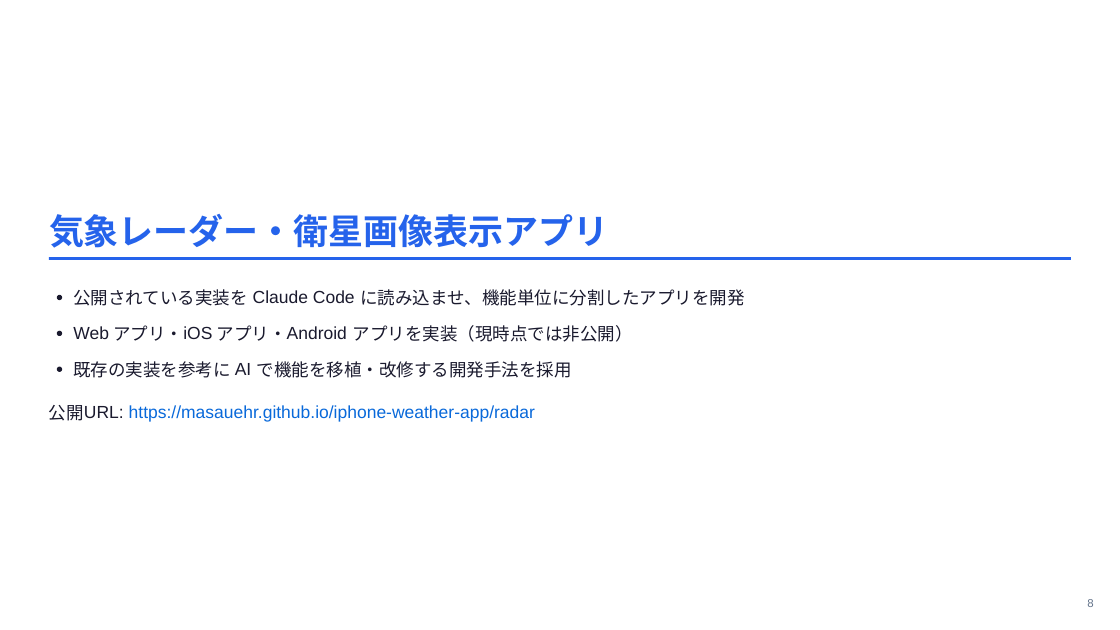
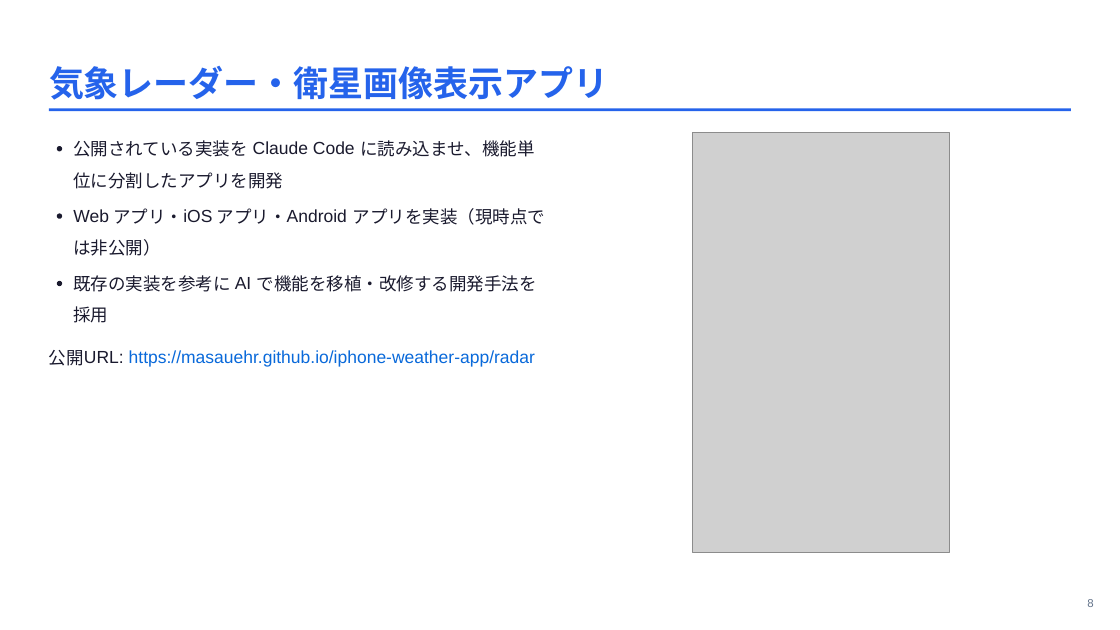
Before and after one commit to masauehr/marp_slides, a slide deck: slide 8 of slides/2026-07-01-ai-projects-intro.pptx. Drawn at 1120x630 pixels with LibreOffice and Linux fonts; fonts in the diff are those of the drawing; grey boxes stand for pictures. Boxes give left, top, right and bottom in pixels: in the first picture for what was removed or moved away, otherwise in the second. Text is boxed around its words. In the diff, an @@ line names an element or a change of style, - is before the commit and + after.

Commit message:
add: スライド8にレーダー・衛星画像表示アプリのスクリーンショットを2カラムで追加

```diff
--- a/slides/2026-07-01-ai-projects-intro.pptx
+++ b/slides/2026-07-01-ai-projects-intro.pptx
@@ 3 texts, 1 freeform shape moved together from (x1=49, y1=214, x2=1071, y2=306) to (x1=49, y1=66, x2=1071, y2=157) @@
@@ freeform shape moved from (x1=57, y1=366, x2=62, y2=371) to (x1=57, y1=146, x2=62, y2=151) @@
@@ text added at (x1=360, y1=140, x2=534, y2=157), 15 pt, text #1A1A2E @@
+に読み込ませ、機能単
@@ picture added at (x1=692, y1=132, x2=949, y2=552) @@
@@ text at (x1=73, y1=172, x2=283, y2=189): text changed @@
-に読み込ませ、機能単位に分割したアプリを開発
+位に分割したアプリを開発
@@ 5 texts moved together from (x1=73, y1=325, x2=347, y2=341) to (x1=73, y1=208, x2=347, y2=224) @@
@@ text at (x1=353, y1=208, x2=545, y2=225): text changed @@
-アプリを実装（現時点では⾮公開）
+アプリを実装（現時点で
@@ freeform shape moved from (x1=57, y1=331, x2=62, y2=336) to (x1=57, y1=213, x2=62, y2=218) @@
@@ text added at (x1=73, y1=239, x2=160, y2=256), 15 pt, text #1A1A2E @@
+は⾮公開）
@@ freeform shape moved from (x1=57, y1=295, x2=62, y2=300) to (x1=57, y1=281, x2=62, y2=286) @@
@@ text "既存の実装を参考に" moved from (x1=73, y1=361, x2=230, y2=378) to (x1=73, y1=275, x2=230, y2=292) @@
@@ text "AI" moved from (x1=235, y1=363, x2=251, y2=375) to (x1=235, y1=277, x2=251, y2=289) @@
@@ text at (x1=257, y1=275, x2=537, y2=292): text changed @@
-で機能を移植・改修する開発⼿法を採⽤
+で機能を移植・改修する開発⼿法を
@@ text added at (x1=73, y1=306, x2=108, y2=323), 15 pt, text #1A1A2E @@
+採⽤
@@ text "公開" moved from (x1=49, y1=405, x2=84, y2=421) to (x1=49, y1=350, x2=84, y2=366) @@
@@ text "URL: https://masauehr.github.io/iphone-weather-app/radar" moved from (x1=84, y1=405, x2=535, y2=422) to (x1=84, y1=350, x2=535, y2=367) @@
```
Also in this commit, not shown: 3 other files.
